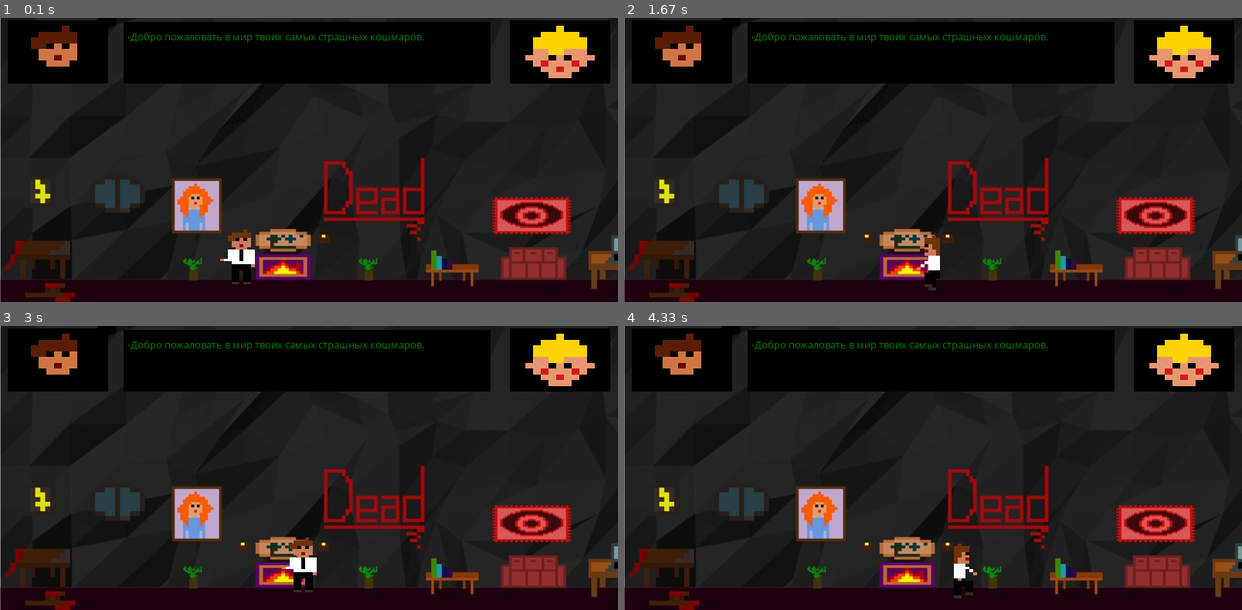
Above: before the commit, frames 1-4 (two rows, left to right).
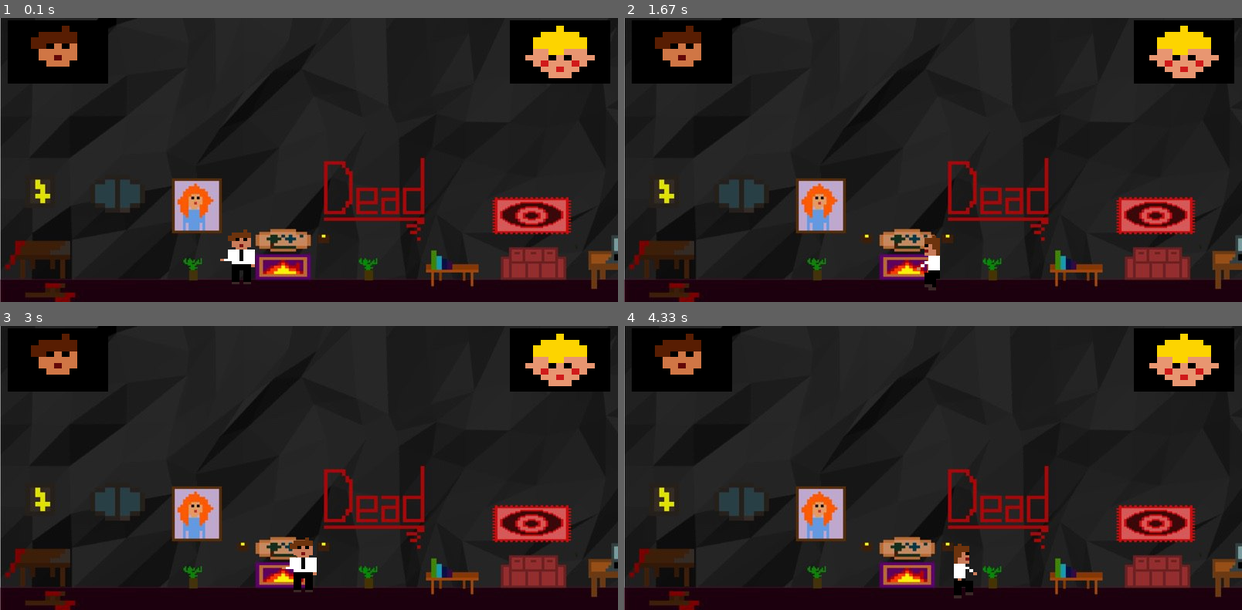
Above: after the commit, the same moments.

Repository: maksimvrs/SawGame
Game: pygame game, started from app.py
Two runs of this game, one before a commit and one after it. Both use one fixed random seed, a clock stepped at 60 frames per second and the inputs below.
Inputs:
- Up to frame 1 (0.1 s): no input
- Up to frame 2 (1.67 s): hold Right 0.33-0.8 s; hold Right 0.83-1.3 s; hold Left from 1.33 s (still down)
- Up to frame 3 (3 s): release Left at 1.87 s; hold Left 1.9-2.3 s; hold Right 2.33-2.97 s
- Up to frame 4 (4.33 s): hold Left 3-3.47 s; hold Right 3.5-3.97 s; hold Right from 4 s (still down)

The runs differ from the first frame. In frame 1, 12% of the frame differs, in the area x 20-80%, y 1-24%; in frame 2, 12%; in frame 3, 12%; in frame 4, 12%.

Commit message:
Text info

Diff:
--- a/dialog.py
+++ b/dialog.py
@@ -14,7 +14,17 @@
     def setText(self, text):
         if text:
             self.isNull = False
-        self.text = self.font.render(text, True, (0, 128, 0))
+        self.lines = []
+        cur = ''
+        for i in text:
+            cur+=i
+            if len(cur)==62:
+                self.lines.append(cur)
+                cur = ''
+        self.lines.append(cur)
+        self.texts = []
+        for line in self.lines:
+            self.texts.append(self.font.render(line, True, (0, 128, 0)))
 
     def clear(self):
         self.isNull = True
@@ -37,4 +47,7 @@
             pf.fill((0, 0, 0))
             screen.blit(pf, (160, 5))
 
-            screen.blit(self.text, (165, 15))
+            i = 10
+            for text in self.texts:
+                screen.blit(text, (165, i))
+                i += 20
--- a/game.py
+++ b/game.py
@@ -25,7 +25,7 @@
 
 		self.items = [Chest(WIN_WIDTH / 2 + 540, 310, 'images/case.png')]
 
-		self.dialog = Dialog("-Добро пожаловать в мир твоих самых страшных кошмаров.")
+		self.dialog = Dialog("- Добро пожаловать в мир твоих самых страшных кошмаров, жалкий офисный червяк.")
 
 		self.left = self.right = self.up = self.down = False
 
@@ -73,7 +73,7 @@
 				#     up = False
 
 
-			self.player.update(self.left, self.right, self.down, self.items, self.scroll)
+			self.player.update(self.left, self.right, self.down, self.items, self.scroll, self.dialog)
 			self.player.draw(screen)
 			self.dialog.draw(screen)
 
--- a/objects/chest.py
+++ b/objects/chest.py
@@ -7,6 +7,8 @@
 
 class Chest(Item):
 
+    name = "Сейф"
+
     def action(self):
         self.image = transform.scale(image.load('images/casewithkey.png'), (320 // 4, 240 // 3))
         self.image = transform.scale(image.load('images/emptycase.png'), (320 // 4, 240 // 3))
--- a/objects/player.py
+++ b/objects/player.py
@@ -37,12 +37,15 @@
         self.rect = self.image.get_rect()
         self.rect.center = (self.startX, self.startY)
 
-    def update(self, left, right, down, items, scroll):
+    def update(self, left, right, down, items, scroll, dialog):
 
         for item in items:
             if abs(item.rect.x + scroll - self.rect.x) < 60:
+                dialog.setText("Нажмите для взаимодествия c " + item.name)
                 if (down):
                     item.action()
+            else:
+                dialog.clear()
 
         if left:
             if (self.rect.x > 0):
